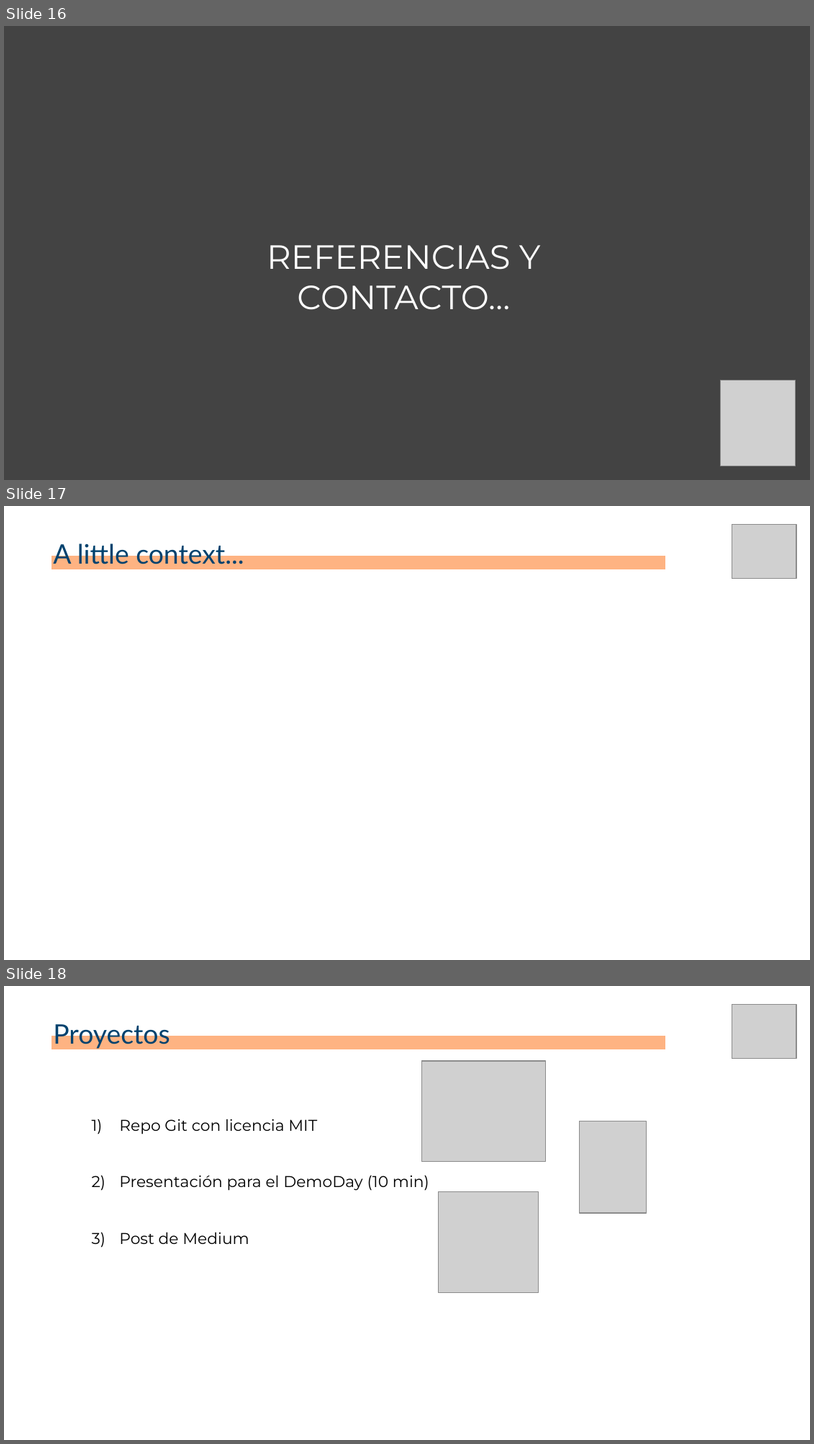
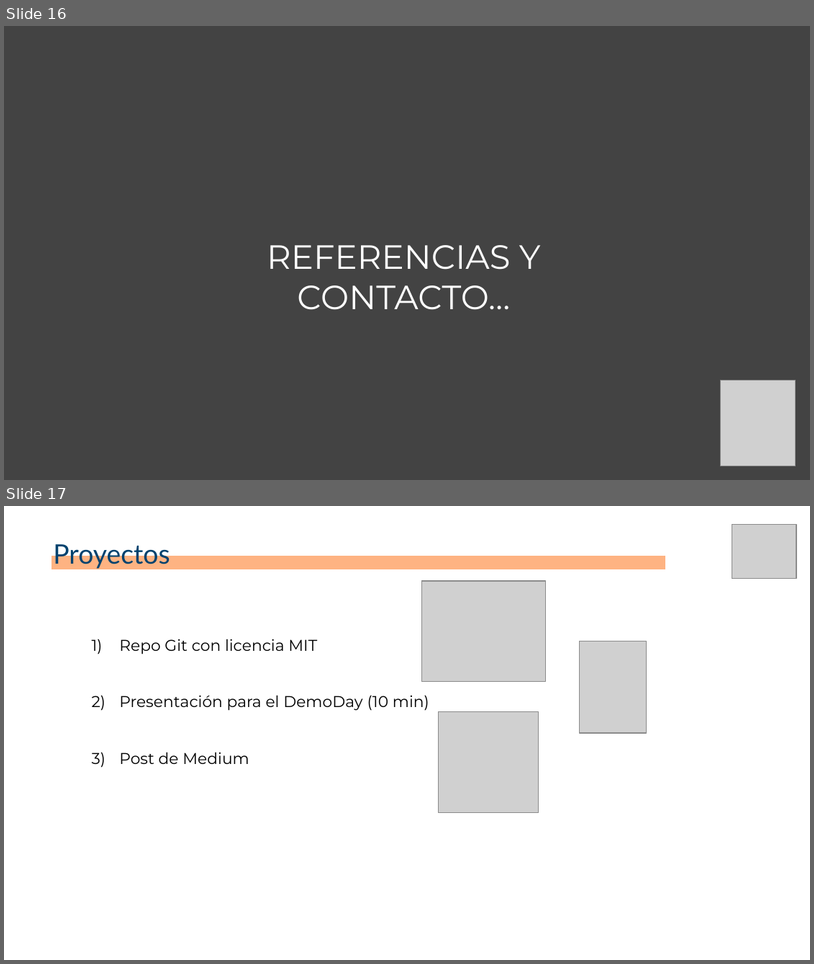
Before and after one commit to josuemzx/Chatbot-para-refugiados, a slide deck: doc/Template_ppt_sesion_Chatbot_para_refugiados.pptx. Shown one above the other, each under a label of ours: slides 16, 17 and 18 before the commit, slides 16 and 17 after it. The pictures are 814x1444 and 814x964 pixels, drawn with LibreOffice and Linux fonts; fonts in the diff are those of the drawing; grey boxes stand for pictures. Boxes give left, top, right and bottom in pixels: in the first picture for what was removed or moved away, otherwise in the second. Text is boxed around its words. In the diff, an @@ line names an element or a change of style, - is before the commit and + after.

```diff
--- a/doc/Template_ppt_sesion_Chatbot_para_refugiados.pptx
+++ b/doc/Template_ppt_sesion_Chatbot_para_refugiados.pptx
@@ slide 17 removed at (4,506,810,960), background #FFFFFF @@
@@ picture removed at (732,525,797,579) @@
@@ text removed at (53,541,244,564) @@
-A little context...
@@ line removed from (52, 562) to (666, 562) @@
@@ what was slide 18 is now slide 17 @@
```
Also in this commit, not shown: 1 slide changed, 2 slides added, 2 other slides removed.
